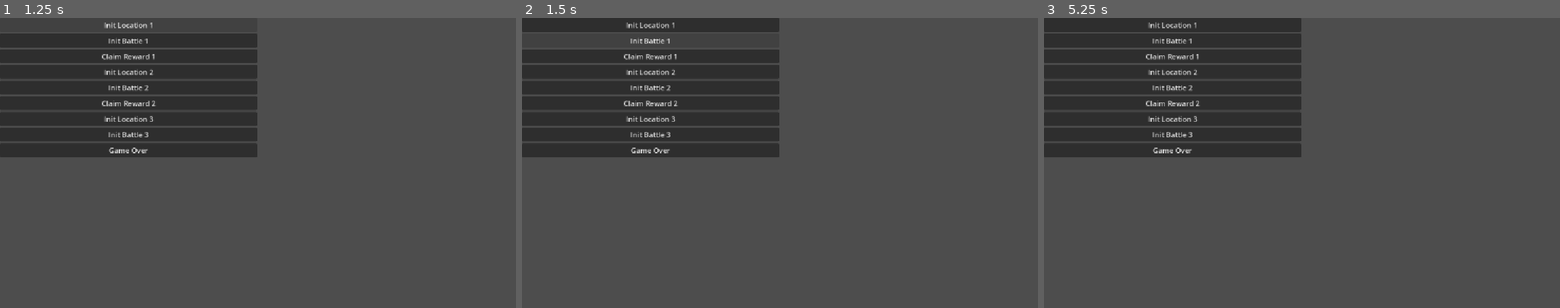
Above: before the commit, frames 1-3 (left to right).
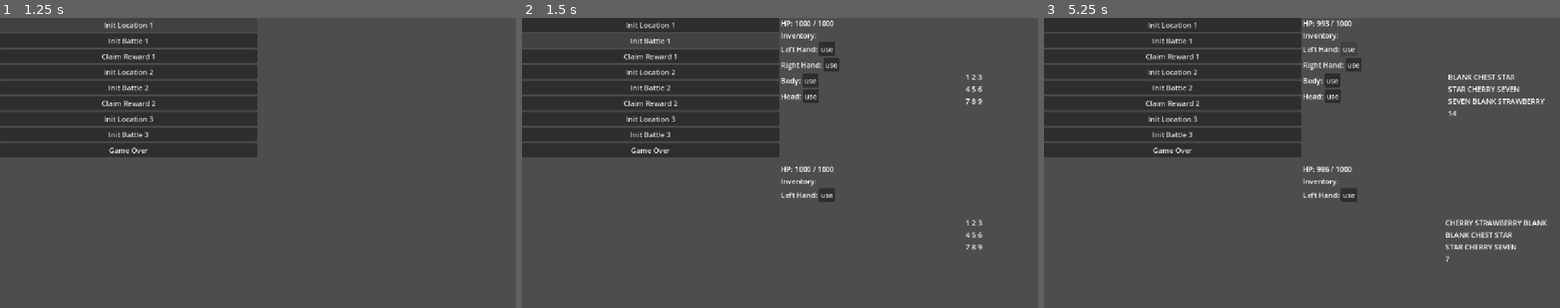
Above: after the commit, the same moments.

Repository: mikhail-shafigullin/2026-06-Very-Serious-Juniper-Dev-Game-Jam
Game: Godot game, scene res://levels/DebugPanel.tscn
Two runs of this game, one before a commit and one after it. Both use one fixed random seed, a clock stepped at 60 frames per second and the inputs below.
Inputs (mouse positions are in pixels of both pictures, inside the frame that each line leads up to):
- Up to frame 1 (1.25 s): click "Init Location 1" at 0.5 s
- Up to frame 2 (1.5 s): click "Init Battle 1" at 1.25 s
- Up to frame 3 (5.25 s): click "Init Location 2" at 2 s; click "Init Battle 2" at 2.75 s; click "Init Location 3" at 3.5 s; click "Init Battle 3" at 4.25 s; click (1348, 49) at 5 s, where only the run after the commit has a clickable "use"

Frame 1 is identical in both runs. In frame 2, 1.6% of the frame differs, in the area x 50-90%, y 0-80%; in frame 3, 2.5%, in the area x 50-98%, y 0-84%.

Commit message:
add simple enemy and weapon

Diff:
--- a/autoload/eventBus/EventBus.gd
+++ b/autoload/eventBus/EventBus.gd
@@ -8,12 +8,14 @@
 signal battle_started()
 signal battle_finished()
 
+signal player_turn_started()
 signal player_hp_changed(current_hp: int, max_hp: int)
-signal player_slot_spun(results: Array)
+signal player_slot_spun(result: SlotMachineResult)
 signal player_turn_result(total: int)
 
+signal enemy_turn_started()
 signal enemy_hp_changed(current_hp: int, max_hp: int)
-signal enemy_slot_spun(results: Array)
+signal enemy_slot_spun(result: SlotMachineResult)
 signal enemy_turn_result(total: int)
 
 signal rewards_available(items: Array)
--- /dev/null
+++ b/components/logs/EventLogger.gd
@@ -0,0 +1,32 @@
+extends Node
+
+
+func _ready() -> void:
+	var bus := EventBus
+
+	var baseSignals := {}
+	for sig in ClassDB.class_get_signal_list("Node", false):
+		baseSignals[sig["name"]] = true
+
+	for sig in bus.get_signal_list():
+		var sigName: String = sig["name"]
+		if baseSignals.has(sigName):
+			continue
+		var argCount: int = sig["args"].size()
+		var signalObject: Signal = bus[sigName]
+		if argCount == 0:
+			signalObject.connect(logEvent.bind(sigName))
+		elif argCount == 1:
+			signalObject.connect(logEventWithArg.bind(sigName))
+		else:
+			signalObject.connect(logEventWithTwoArgs.bind(sigName))
+
+
+func logEvent(eventName: String) -> void:
+	print("[EventLogger] %s" % eventName)
+
+func logEventWithArg(_arg: Variant, eventName: String) -> void:
+	print("[EventLogger] %s " % eventName, _arg)
+
+func logEventWithTwoArgs(_arg1: Variant, _arg2: Variant, eventName: String) -> void:
+	print("[EventLogger] %s " % eventName, _arg1, _arg2)
--- a/levels/DebugPanel.gd
+++ b/levels/DebugPanel.gd
@@ -11,8 +11,14 @@
 @onready var reward2Button: Button = %reward2Button
 @onready var gameOverButton: Button = %gameOverButton
 
+@onready var battleScreen: Control = %BattleScreen
+
 # --- BattleScreen: Player ---
 @onready var playerHPLabel: Label = %HPLabel
+@onready var leftHandUseButton: Button = %LeftHandUseButton
+@onready var rightHandUseButton: Button = %RightHandUseButton
+@onready var bodyUseButton: Button = %BodyUseButton
+@onready var headUseButton: Button = %HeadUseButton
 @onready var playerTopSlot1: Label = %PlayerTopSlot1
 @onready var playerTopSlot2: Label = %PlayerTopSlot2
 @onready var playerTopSlot3: Label = %PlayerTopSlot3
@@ -51,9 +57,9 @@
 	_connectSignals()
 
 func _connectButtons() -> void:
-	location1Button.pressed.connect(Global.gameCycle.initLocation)
-	location2Button.pressed.connect(Global.gameCycle.initLocation)
-	location3Button.pressed.connect(Global.gameCycle.initLocation)
+	location1Button.pressed.connect(_initLocation)
+	location2Button.pressed.connect(_initLocation)
+	location3Button.pressed.connect(_initLocation)
 	battle1Button.pressed.connect(_onBattleButtonPressed)
 	battle2Button.pressed.connect(_onBattleButtonPressed)
 	battle3Button.pressed.connect(_onBattleButtonPressed)
@@ -63,6 +69,10 @@
 	takeItem1Button.pressed.connect(func() -> void: Global.gameCycle.claimRewards(0))
 	takeItem2Button.pressed.connect(func() -> void: Global.gameCycle.claimRewards(1))
 	takeItem3Button.pressed.connect(func() -> void: Global.gameCycle.claimRewards(2))
+	leftHandUseButton.pressed.connect(_onUseLeftHand)
+	rightHandUseButton.pressed.connect(_onUseRightHand)
+	bodyUseButton.pressed.connect(_onUseBody)
+	headUseButton.pressed.connect(_onUseHead)
 
 func _connectSignals() -> void:
 	EventBus.player_hp_changed.connect(_onPlayerHpChanged)
@@ -72,6 +82,43 @@
 	EventBus.player_turn_result.connect(_onPlayerTurnResult)
 	EventBus.enemy_turn_result.connect(_onEnemyTurnResult)
 	EventBus.rewards_available.connect(_onRewardsAvailable)
+	EventBus.battle_started.connect(_onBattleStarted)
+	EventBus.battle_finished.connect(_onBattleFinished)
+	EventBus.player_turn_started.connect(_onPlayerTurnStarted)
+	EventBus.enemy_turn_started.connect(_onEnemyTurnStarted)
+
+func _setUseButtonsDisabled(disabled: bool) -> void:
+	leftHandUseButton.disabled = disabled
+	rightHandUseButton.disabled = disabled
+	bodyUseButton.disabled = disabled
+	headUseButton.disabled = disabled
+
+func _useSlotItem(item: ItemObject) -> void:
+	Global.gameCycle.battle.usePlayerItem(item)
+	Global.gameCycle.battle.finishPlayerTurn()
+
+func _onUseLeftHand() -> void:
+	var item := Global.gameCycle.player.inventory.leftHand.item
+	if item != null:
+		_useSlotItem(item)
+
+func _onUseRightHand() -> void:
+	var item := Global.gameCycle.player.inventory.rightHand.item
+	if item != null:
+		_useSlotItem(item)
+
+func _onUseBody() -> void:
+	var item := Global.gameCycle.player.inventory.body.item
+	if item != null:
+		_useSlotItem(item)
+
+func _onUseHead() -> void:
+	var item := Global.gameCycle.player.inventory.head.item
+	if item != null:
+		_useSlotItem(item)
+
+func _initLocation() -> void:
+	Global.gameCycle.initLocation()
 
 func _onBattleButtonPressed() -> void:
 	Global.gameCycle.initBattle()
@@ -83,23 +130,29 @@
 func _onEnemyHpChanged(current_hp: int, max_hp: int) -> void:
 	enemyHPLabel.text = "HP: %d / %d" % [current_hp, max_hp]
 
-func _onPlayerSlotSpun(results: Array) -> void:
+func _onPlayerSlotSpun(result: SlotMachineResult) -> void:
 	var labels := [
 		playerTopSlot1, playerTopSlot2, playerTopSlot3,
 		playerMiddleSlot1, playerMiddleSlot2, playerMiddleSlot3,
 		playerBottomSlot1, playerBottomSlot2, playerBottomSlot3,
 	]
-	for i: int in labels.size():
-		labels[i].text = results[i] if i < results.size() else ""
+	_fillSlotLabels(labels, result)
 
-func _onEnemySlotSpun(results: Array) -> void:
+func _onEnemySlotSpun(result: SlotMachineResult) -> void:
 	var labels := [
 		enemyTopSlot1, enemyTopSlot2, enemyTopSlot3,
 		enemyMiddleSlot1, enemyMiddleSlot2, enemyMiddleSlot3,
 		enemyBottomSlot1, enemyBottomSlot2, enemyBottomSlot3,
 	]
-	for i: int in labels.size():
-		labels[i].text = results[i] if i < results.size() else ""
+	_fillSlotLabels(labels, result)
+
+func _fillSlotLabels(labels: Array, result: SlotMachineResult) -> void:
+	var i := 0
+	for row in range(SlotMachineController.ROWS):
+		for col in range(result.grid.size()):
+			if i < labels.size():
+				labels[i].text = SlotObject.SlotType.keys()[result.grid[col][row].type]
+				i += 1
 
 func _onPlayerTurnResult(total: int) -> void:
 	playerFinalAmount.text = str(total)
@@ -111,3 +164,15 @@
 	var labels := [rewardItem1Label, rewardItem2Label, rewardItem3Label]
 	for i: int in labels.size():
 		labels[i].text = items[i].name if i < items.size() else ""
+
+func _onBattleStarted() -> void:
+	battleScreen.show()
+
+func _onBattleFinished() -> void:
+	battleScreen.hide()
+
+func _onPlayerTurnStarted() -> void:
+	_setUseButtonsDisabled(false)
+
+func _onEnemyTurnStarted() -> void:
+	_setUseButtonsDisabled(true)
--- a/levels/DebugPanel.tscn
+++ b/levels/DebugPanel.tscn
@@ -2,6 +2,7 @@
 
 [ext_resource type="Script" uid="uid://54dspua2orls" path="res://levels/DebugPanel.gd" id="1_sji0g"]
 [ext_resource type="Script" uid="uid://cr3d0x8i53tj8" path="res://src/GameCycle.gd" id="2_bo5af"]
+[ext_resource type="Script" uid="uid://chj32ehpstodv" path="res://components/logs/EventLogger.gd" id="3_4aa8d"]
 
 [node name="DebugPanel" type="Control" unique_id=1003002092]
 layout_mode = 3
@@ -104,6 +105,7 @@
 mouse_filter = 2
 
 [node name="BattleScreen" type="Control" parent="HBoxContainer/RightPanel" unique_id=158425159]
+unique_name_in_owner = true
 visible = false
 layout_mode = 1
 anchors_preset = 15
@@ -153,7 +155,8 @@
 layout_mode = 2
 text = "Left Hand:"
 
-[node name="Button" type="Button" parent="HBoxContainer/RightPanel/BattleScreen/VBoxContainer/PlayerPanel/HBoxContainer/VBoxContainer/LeftHand" unique_id=201355614]
+[node name="LeftHandUseButton" type="Button" parent="HBoxContainer/RightPanel/BattleScreen/VBoxContainer/PlayerPanel/HBoxContainer/VBoxContainer/LeftHand" unique_id=201355614]
+unique_name_in_owner = true
 layout_mode = 2
 text = "use"
 
@@ -164,7 +167,8 @@
 layout_mode = 2
 text = "Right Hand:"
 
-[node name="Button" type="Button" parent="HBoxContainer/RightPanel/BattleScreen/VBoxContainer/PlayerPanel/HBoxContainer/VBoxContainer/RightHand" unique_id=1470215088]
+[node name="RightHandUseButton" type="Button" parent="HBoxContainer/RightPanel/BattleScreen/VBoxContainer/PlayerPanel/HBoxContainer/VBoxContainer/RightHand" unique_id=1470215088]
+unique_name_in_owner = true
 layout_mode = 2
 text = "use"
 
@@ -175,7 +179,8 @@
 layout_mode = 2
 text = "Body:"
 
-[node name="Button" type="Button" parent="HBoxContainer/RightPanel/BattleScreen/VBoxContainer/PlayerPanel/HBoxContainer/VBoxContainer/Body" unique_id=946230773]
+[node name="BodyUseButton" type="Button" parent="HBoxContainer/RightPanel/BattleScreen/VBoxContainer/PlayerPanel/HBoxContainer/VBoxContainer/Body" unique_id=946230773]
+unique_name_in_owner = true
 layout_mode = 2
 text = "use"
 
@@ -186,7 +191,8 @@
 layout_mode = 2
 text = "Head:"
 
-[node name="Button" type="Button" parent="HBoxContainer/RightPanel/BattleScreen/VBoxContainer/PlayerPanel/HBoxContainer/VBoxContainer/Head" unique_id=843761136]
+[node name="HeadUseButton" type="Button" parent="HBoxContainer/RightPanel/BattleScreen/VBoxContainer/PlayerPanel/HBoxContainer/VBoxContainer/Head" unique_id=843761136]
+unique_name_in_owner = true
 layout_mode = 2
 text = "use"
 
@@ -269,7 +275,6 @@
 size_flags_vertical = 3
 
 [node name="BattleInfo" type="HBoxContainer" parent="HBoxContainer/RightPanel/BattleScreen/VBoxContainer/EnemyPanel" unique_id=367416324]
-visible = false
 layout_mode = 1
 anchors_preset = 15
 anchor_right = 1.0
@@ -376,6 +381,7 @@
 offset_bottom = 23.0
 
 [node name="ClaimReward" type="HBoxContainer" parent="HBoxContainer/RightPanel/BattleScreen/VBoxContainer/EnemyPanel" unique_id=1700131702]
+visible = false
 layout_mode = 1
 anchors_preset = 15
 anchor_right = 1.0
@@ -436,3 +442,6 @@
 
 [node name="GameCycle" type="Node" parent="." unique_id=1590431746]
 script = ExtResource("2_bo5af")
+
+[node name="EventLogger" type="Node" parent="." unique_id=670778284]
+script = ExtResource("3_4aa8d")
--- a/src/GameCycle.gd
+++ b/src/GameCycle.gd
@@ -15,14 +15,16 @@
 	player = PlayerController.new();
 
 func initLocation() -> void:
-	pass;
+	player.inventory.leftHand.item = SimpleHandWeapon.create()
 
 func startLocation() -> void:
 	EventBus.location_started.emit();
 
 func initBattle() -> void:
-	battle = BattleCycle.new();
-	pass;
+	battle = BattleCycle.new()
+	var event := BattleEvent.new()
+	event.enemy = SimpleEnemy.create()
+	battle.currentBattle = event
 
 func startBattle() -> void:
 	battle.startBattle()
--- a/src/battle/BattleCycle.gd
+++ b/src/battle/BattleCycle.gd
@@ -1,22 +1,61 @@
 class_name BattleCycle
 extends Node
 
-var currentBattle: BattleEvent;
+enum TurnState { IDLE, PLAYER_TURN, ENEMY_TURN }
 
-func startBattle():
-	pass;
+var currentBattle: BattleEvent
+var turnState: TurnState = TurnState.IDLE
+var playerTurnDamage: int = 0
+var enemyTurnDamage: int = 0
 
-func playerTurn():
-	pass;
+func startBattle() -> void:
+	var player := Global.gameCycle.player
+	EventBus.player_hp_changed.emit(player.currentHp, player.maxHp)
+	EventBus.enemy_hp_changed.emit(currentBattle.enemy.currentHp, currentBattle.enemy.maxHp)
+	playerTurn()
 
-func finishPlayerTurn():
-	pass;
+func playerTurn() -> void:
+	turnState = TurnState.PLAYER_TURN
+	playerTurnDamage = 0
+	EventBus.player_turn_started.emit()
 
-func enemyTurn():
-	pass;
+func usePlayerItem(item: ItemObject) -> void:
+	if turnState != TurnState.PLAYER_TURN:
+		return
+	var controller := SlotMachineController.fromItem(item)
+	var result := controller.spin()
+	var damage := controller.calculateEffect(result)
+	playerTurnDamage += damage
+	EventBus.player_slot_spun.emit(result)
+	EventBus.player_turn_result.emit(playerTurnDamage)
 
-func finishEvnemyTurn():
-	pass;
+func finishPlayerTurn() -> void:
+	currentBattle.enemy.takeDamage(playerTurnDamage)
+	EventBus.enemy_hp_changed.emit(currentBattle.enemy.currentHp, currentBattle.enemy.maxHp)
+	if not currentBattle.enemy.isAlive():
+		finishBattle()
+	else:
+		enemyTurn()
 
-func finishBattle():
-	pass;
+func enemyTurn() -> void:
+	turnState = TurnState.ENEMY_TURN
+	EventBus.enemy_turn_started.emit()
+	var controller := currentBattle.enemy.buildController()
+	var result := controller.spin()
+	enemyTurnDamage = controller.calculateEffect(result)
+	EventBus.enemy_slot_spun.emit(result)
+	EventBus.enemy_turn_result.emit(enemyTurnDamage)
+	finishEnemyTurn()
+
+func finishEnemyTurn() -> void:
+	var player := Global.gameCycle.player
+	player.takeDamage(enemyTurnDamage)
+	EventBus.player_hp_changed.emit(player.currentHp, player.maxHp)
+	if player.currentHp <= 0:
+		finishBattle()
+	else:
+		playerTurn()
+
+func finishBattle() -> void:
+	turnState = TurnState.IDLE
+	Global.gameCycle.finishBattle()
--- /dev/null
+++ b/src/battle/SimpleEnemy.gd
@@ -0,0 +1,17 @@
+class_name SimpleEnemy
+
+static func create() -> EnemyObject:
+	var weapon := ItemObject.new()
+	weapon.itemName = "Claws"
+	weapon.slotType = InventorySlot.InventorySlotType.HAND
+
+	var allTypes: Array = SlotObject.SlotType.values()
+	for i in range(3):
+		var column := SlotMachineColumn.new()
+		for slotType in allTypes:
+			var slot := SlotObject.new()
+			slot.type = slotType
+			column.possibleSlots.append(slot)
+		weapon.columns.append(column)
+
+	return EnemyObject.new("Goblin", 1000, weapon)
--- /dev/null
+++ b/src/items/SimpleHandWeapon.gd
@@ -0,0 +1,20 @@
+class_name SimpleHandWeapon
+
+static func create() -> ItemObject:
+	var item := ItemObject.new()
+	item.itemName = "Simple Hand Weapon"
+	item.slotType = InventorySlot.InventorySlotType.HAND
+
+	var allTypes: Array = SlotObject.SlotType.values()
+
+	for i in range(3):
+		var column := SlotMachineColumn.new()
+		for slotType in allTypes:
+			var slot := SlotObject.new()
+			slot.type = slotType
+			column.possibleSlots.append(slot)
+		item.columns.append(column)
+
+	item.effects.append(WeaponDamageEffect.new())
+
+	return item
--- /dev/null
+++ b/src/items/WeaponDamageEffect.gd
@@ -0,0 +1,10 @@
+class_name WeaponDamageEffect
+extends ItemEffect
+
+func apply(result: SlotMachineResult, currentValue: int) -> int:
+	var count := 0
+	for column: Array in result.grid:
+		for slot: SlotObject in column:
+			if slot.type != SlotObject.SlotType.BLANK:
+				count += 1
+	return currentValue + count
--- a/src/player/InventorySlot.gd
+++ b/src/player/InventorySlot.gd
@@ -1,7 +1,7 @@
 class_name InventorySlot
 extends Node
 
-enum InventorySlotType {HEAD, BODY, LEFT_HAND, RIGHT_HAND}
+enum InventorySlotType {HEAD, BODY, HAND}
 
 var type: InventorySlotType
 var item: ItemObject = null
--- a/src/player/PlayerController.gd
+++ b/src/player/PlayerController.gd
@@ -1,9 +1,12 @@
 class_name PlayerController
 extends Node;
 
-var maxHp: int
-var currentHp: int
+var maxHp: int = 1000
+var currentHp: int = 1000
 var inventory: PlayerInventory
 
 func _init() -> void:
-	inventory = PlayerInventory.new();
+	inventory = PlayerInventory.new()
+
+func takeDamage(amount: int) -> void:
+	currentHp -= amount
--- a/src/player/PlayerInventory.gd
+++ b/src/player/PlayerInventory.gd
@@ -9,5 +9,5 @@
 func _init() -> void:
 	head = InventorySlot.new(InventorySlot.InventorySlotType.HEAD)
 	body = InventorySlot.new(InventorySlot.InventorySlotType.BODY)
-	leftHand = InventorySlot.new(InventorySlot.InventorySlotType.LEFT_HAND)
-	rightHand = InventorySlot.new(InventorySlot.InventorySlotType.RIGHT_HAND)
+	leftHand = InventorySlot.new(InventorySlot.InventorySlotType.HAND)
+	rightHand = InventorySlot.new(InventorySlot.InventorySlotType.HAND)
--- a/src/slotMachine/SlotMachineColumn.gd
+++ b/src/slotMachine/SlotMachineColumn.gd
@@ -4,8 +4,8 @@
 var possibleSlots: Array[SlotObject];
 
 func getSlotsAround(index) -> Array[SlotObject]:
-	var firstSlot = possibleSlots[index-1] if index-1 < 0 else possibleSlots[possibleSlots.size() - 1];
+	var firstSlot = possibleSlots[index-1] if index-1 >= 0 else possibleSlots[possibleSlots.size() - 1];
 	var secondSlot = possibleSlots[index];
-	var thirdSlot = possibleSlots[index+1] if index+1 >= possibleSlots.size() else possibleSlots[0];
+	var thirdSlot = possibleSlots[index+1] if index+1 < possibleSlots.size() else possibleSlots[0];
 
 	return [firstSlot, secondSlot, thirdSlot];
--- a/src/slotMachine/SlotMachineResult.gd
+++ b/src/slotMachine/SlotMachineResult.gd
@@ -62,3 +62,10 @@
 		combinations.append(combo)
 
 	return combinations
+
+func getTotalMultiplier() -> float:
+	var total := 1.0
+	for combo: SlotMachineCombination in getCombinations():
+		if combo.slots[0].type != SlotObject.SlotType.BLANK:
+			total *= combo.getMultiplier()
+	return total
Not shown, added: components/logs/EventLogger.gd.uid
Not shown, added: src/battle/SimpleEnemy.gd.uid
Not shown, added: src/items/SimpleHandWeapon.gd.uid
Not shown, added: src/items/WeaponDamageEffect.gd.uid
